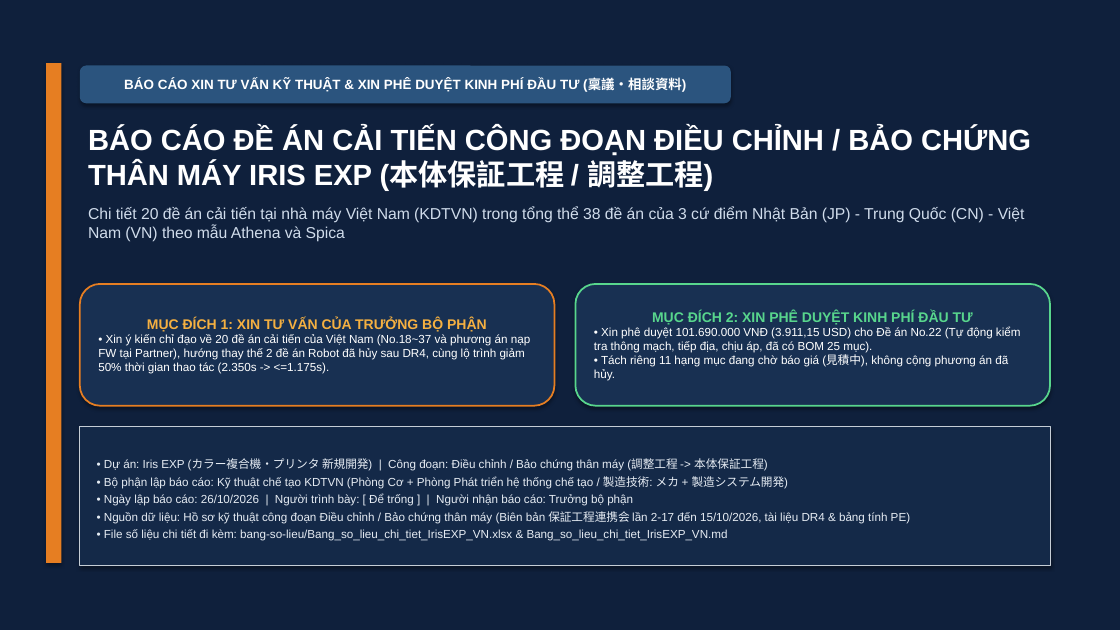
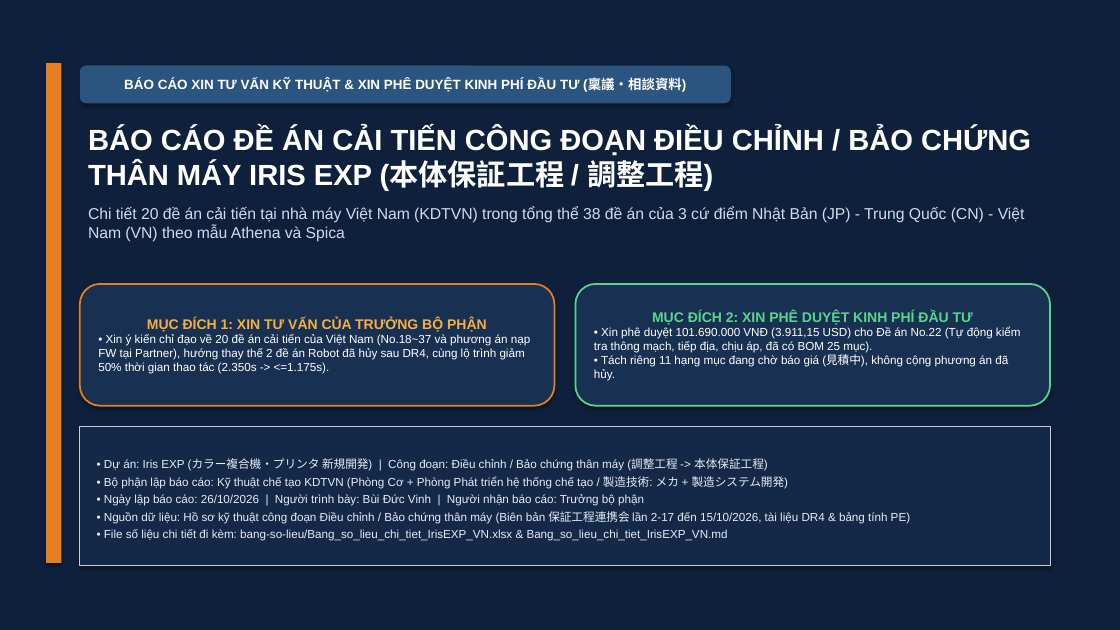
Before and after one commit to Nakazasen/bao_cao_dc_EXPIris, a slide deck: slide 1 of IrisEXP_Bao-cao-de-an-VN.pptx. Drawn at 1120x630 pixels with LibreOffice and Linux fonts; fonts in the diff are those of the drawing. Boxes give left, top, right and bottom in pixels: in the first picture for what was removed or moved away, otherwise in the second. Text is boxed around its words. In the diff, an @@ line names an element or a change of style, - is before the commit and + after.

Commit message:
chore(BAOCAO-DCEXP-01): cap nhat ten nguoi trinh bay Bui Duc Vinh tren trang bia

```diff
--- a/IrisEXP_Bao-cao-de-an-VN.pptx
+++ b/IrisEXP_Bao-cao-de-an-VN.pptx
@@ text in rectangle at (104,494,644,506): text changed @@
-• Ngày lập báo cáo: 26/10/2026 | Người trình bày: [ Để trống ] | Người nhận báo cáo: Trưởng bộ phận
+• Ngày lập báo cáo: 26/10/2026 | Người trình bày: Bùi Đức Vinh | Người nhận báo cáo: Trưởng bộ phận
```
